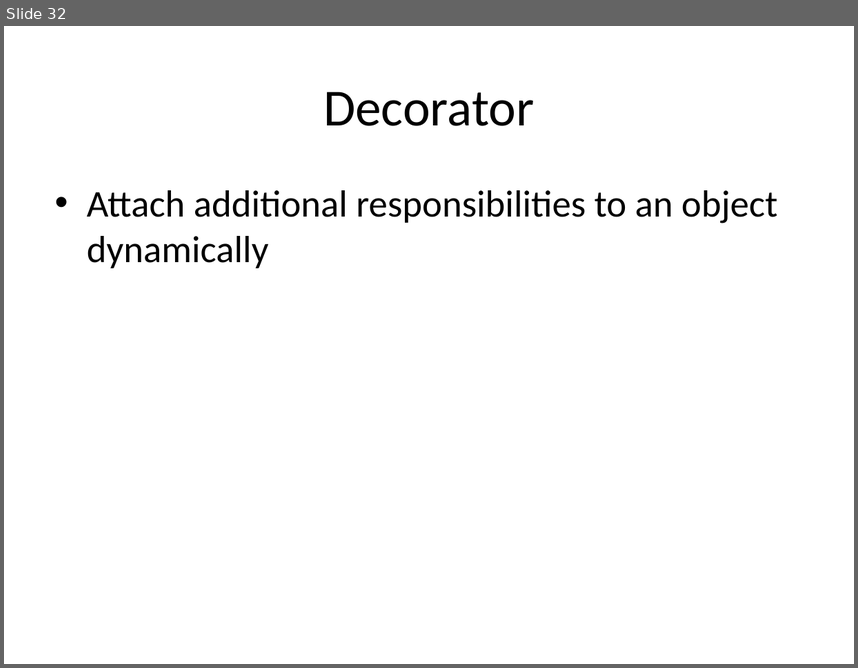
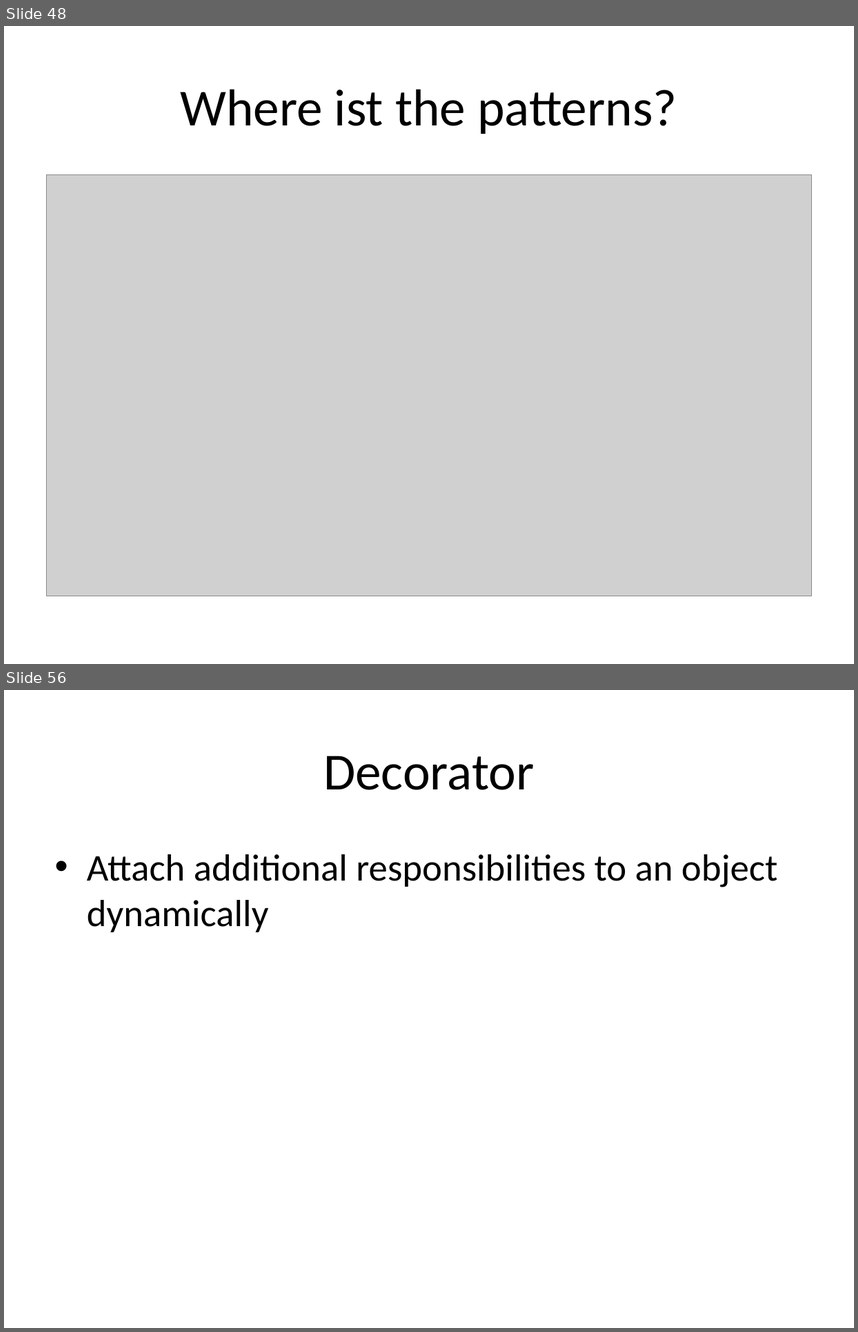
Before and after one commit to kamyu104/GofPatterns, a slide deck: Effective patterns.ppt. Shown one above the other, each under a label of ours: slide 32 before the commit, slides 48 and 56 after it; the slides between them are not shown. The pictures are 858x668 and 858x1332 pixels, drawn with LibreOffice and Linux fonts; fonts in the diff are those of the drawing; grey boxes stand for pictures. Boxes give left, top, right and bottom in pixels: in the first picture for what was removed or moved away, otherwise in the second. Text is boxed around its words. In the diff, an @@ line names an element or a change of style, - is before the commit and + after.

Commit message:
completed all pattern code examples

```diff
--- a/Effective patterns.ppt
+++ b/Effective patterns.ppt
@@ slide 48 added at [4,26,854,664], background #FFFFFF @@
@@ title added at [180,89,677,134], 44 pt, text #000000 @@
+Where ist the patterns?
@@ picture added at [47,175,811,595] @@
@@ what was slide 32 is now slide 56 @@
```
Also in this commit, not shown: 2 slides changed, 23 other slides added, 5 other files.
